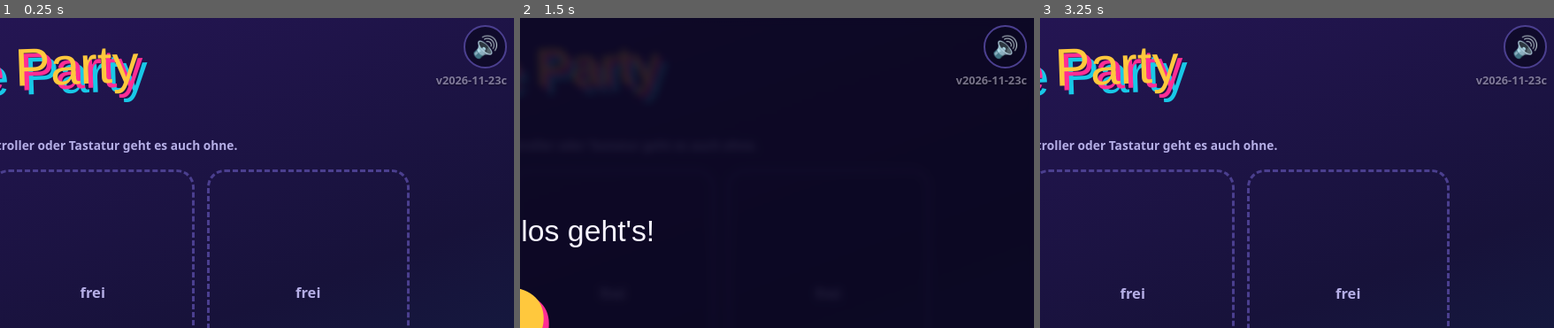
Above: before the commit, frames 1-3 (left to right).
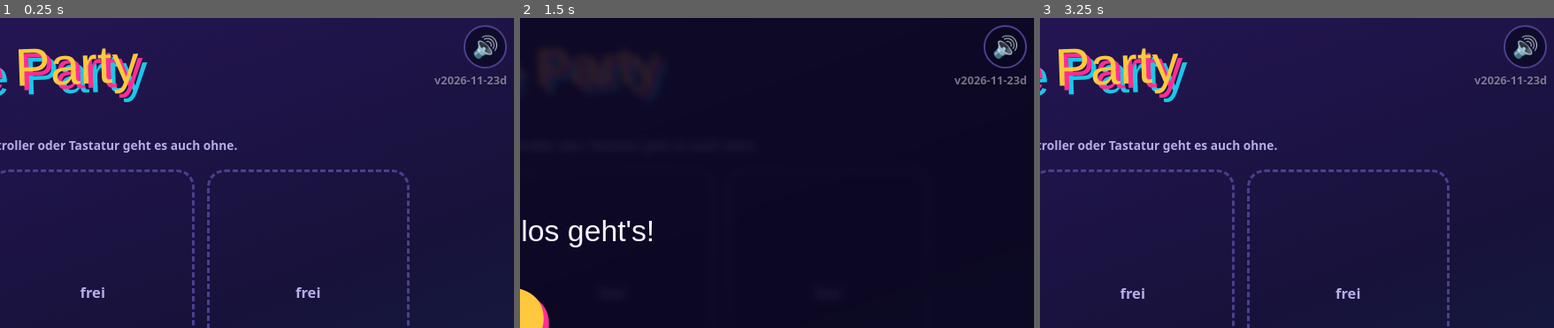
Above: after the commit, the same moments.

Repository: Kuma665/Arcade-Party
Game: browser game, page index.html
Same seed, same stepped clock (60 frames per second), same inputs: the game is played once before the commit and once after it.
Inputs (mouse positions are % of the whole screen's width and height, from its top left):
- Up to frame 1 (0.25 s): no input
- Up to frame 2 (1.5 s): click (48, 49) at 0.27 s; hold Right from 1.03 s (still down); click (48, 55) at 1.07 s; tap Space at 1.1 s
- Up to frame 3 (3.25 s): release Right at 1.53 s; hold Down 1.58-1.85 s; tap Space every 0.5 s from 1.6 to 3.1 s; click (32, 44) at 1.67 s; click "Bereit? · Enter drücken" at 1.77 s; hold Left 1.9-2.47 s; click (65, 42) at 2.27 s; hold Up 2.52-2.82 s; tap X at 2.52 s; click (61, 60) at 2.87 s; hold Right from 2.87 s (still down)
The pictures show only the part of the screen within x 50-100%, y 0-50%; the shares and areas given below are measured in that part.

The runs differ from the first frame. In frame 1, 0.2% of the frame differs, in the area x 84-99%, y 18-22%; in frame 2, 0.2%; in frame 3, 0.2%.

Commit message:
Spiel aktualisiert: Controller vibrieren bei Treffern, Countdown und in The Flood (gemeinsamer Vibrations-Schalter)
Co-Authored-By: Claude Opus 5.5 <noreply@anthropic.com>

Diff:
--- a/flood.html
+++ b/flood.html
@@ -154,7 +154,7 @@
 const CTL=[[['KeyA'],['KeyD'],['KeyW','Space'],['KeyS']],[['ArrowLeft'],['ArrowRight'],['ArrowUp'],['ArrowDown']],[['KeyJ'],['KeyL'],['KeyI'],['KeyK']],[['Numpad4'],['Numpad6'],['Numpad8'],['Numpad5']]];
 const EK=['KeyE','ShiftRight','KeyO','Numpad9'];
 const TB={l:0,r:0,j:0,a:0,e:0},TBL={l:0,r:0,j:0,a:0};
-function vib(p,pat){if(p&&typeof p.pad==='string'&&p.pad.slice(0,3)==='ph:'&&(Arra …(150 unchanged characters)…
+function vib(p,pat){if(p&&typeof p.pad==='number'&&(Array.isArray(pat)||pat>=30)){try{parent.gpRumble('gp'+p.pad,pat)}catch(_){}}if(p&&typeof p.pad==='string'&&p.pad.slice(0,3)==='ph:'&&(Arra …(150 unchanged characters)…
 function emote(p,e){if(!e||!p.alive||state!=='play'||(p.em&&p.em.t<.4))return;p.em={k:'emo',e:e||p.emo||'😂',t:0};burst(p.x+p.w/2,p.y-6,8,120,'255,210,90',4,.7,0,'glow');sfx('emote')}
 function emoteEmoji(id,e){const p=players.find(q=>q.pad==='ph:'+id);if(p)emote(p,e)}
 const crowd=n=>1+.16*Math.min(n-1,3)+.1*Math.max(0,n-4);
--- a/index.html
+++ b/index.html
@@ -266,7 +266,7 @@
 const saveHS=()=>{try{localStorage.setItem('pa_hs',JSON.stringify({r:REC,t:TOT}))}catch(e){}};
 const unitOf=i=>(i===0||String(i).startsWith('0-'))?'Punkte':(i===3||i===4)?'Sek.':'Taps';
 const DN=['Leicht','Normal','Schwer'],recKey=i=>i===0?'0-'+gset[0].diff+'-'+(gset[0].rain?1:0):String(i);
-let mqOk=0;let GV={n:Date.now()%1e9,p:[40]},cdL=-1;function gbuzz(p){GV={n:GV.n+1,p};list().forEach(push1)}
+let mqOk=0;let GV={n:Date.now()%1e9,p:[40]},cdL=-1;function gbuzz(p){GV={n:GV.n+1,p};list().forEach(q=>{push1(q);gpRumble(q.id,p)})}
 function cdTick(n){if(n===cdL)return;cdL=n;gbuzz(n>0?[40]:[180])}
 let RV={},RVt=0;
 function rvRender(){if(st!=='res'||T)return;$('rv').innerHTML=tipHum().map(p=>{const v=RV[p.id];return `<span class="${v?'ok':''}" style="--c:${COL[p.co]}">${esc(p.name)} ${v==='a'?'✔ nochmal':v==='b'?'✔ Menü':'…'}</span>`}).join('')}
@@ -288,7 +288,9 @@
 function tipEval(rows){if(!T||!Object.keys(TIP.pick).length)return '';const w=rows.filter(r=>(r.raw||r.tr)===1).map(r=>r.p.id),ok=[];
  for(const pid in TIP.pick){const p=P[pid];if(p&&w.includes(TIP.pick[pid])){p.pts+=1;const e=TOT[p.name];if(e){e.pts+=1;saveHS()}stb(p,'t');ok.push(p.name)}}
  TIP.pick={};return ok.length?'🔮 Richtig getippt: '+ok.join(', ')+' (+1)':'🔮 Niemand hat richtig getippt'}
-let HV={};function padBuzz(p){if(!p||fixed(p.id))return;HV[p.id]=(HV[p.id]||Date.now()%1e9)+1;push1(p)}
+/* Controller-Vibration (Gamepad-API), gemeinsamer Schalter cfgG.vib */
+function gpRumble(id,pat){if(!cfgG.vib||!apFoc||typeof id!=='string'||!/^gp/.test(id))return;const g=gpOf(id),a=g&&g.vibrationActuator;if(!a||!a.playEffect)return;const ms=Array.isArray(pat)?pat.reduce((s,v,i)=>i%2?s:s+v,0):(+pat||120);try{a.playEffect('dual-rumble',{duration:Math.min(400,Math.max(40,ms)),strongMagnitude:ms>=150?.8:.45,weakMagnitude:.6})}catch(e){}}
+let HV={};function padBuzz(p){if(p&&/^gp/.test(p.id))gpRumble(p.id,120);if(!p||fixed(p.id))return;HV[p.id]=(HV[p.id]||Date.now()%1e9)+1;push1(p)}
 function hitPad(pad){const id=typeof pad==='string'&&pad.slice(0,3)==='ph:'?pad.slice(3):'';if(id&&P[id])padBuzz(P[id])}
 function stPad(pad,k){const id=typeof pad==='string'&&pad.slice(0,3)==='ph:'?pad.slice(3):'';if(id&&P[id])stb(P[id],k)}
 let ST={};const stb=(p,k)=>{if(!p||p.id.startsWith('bot'))return;(ST[p.id]||(ST[p.id]={n:p.name,b:0,d:0,k:0,s:0,j:0,f:0,r:0,t:0}))[k]++};
@@ -432,7 +434,7 @@
 function setIn(k){const key=['mus','sfx'][rc];
  if(k==='u')rc=(rc+4)%5;else if(k==='d')rc=(rc+1)%5;
  else if(k==='b'||(k==='a'&&rc===4)){saveC();return show('menu')}
- else if(rc===3){cfgG.vib=cfgG.vib?0:1;saveC();push();if(cfgG.vib)try{navigator.vibrate&&navigator.vibrate(40)}catch(e){}beep(cfgG.sfx,0,cfgG.vib?660:330)}
+ else if(rc===3){cfgG.vib=cfgG.vib?0:1;saveC();push();if(cfgG.vib){try{navigator.vibrate&&navigator.vibrate(40)}catch(e){}list().forEach(q=>gpRumble(q.id,80))}beep(cfgG.sfx,0,cfgG.vib?660:330)}
  else if(rc===2){const n=THEMES.length;cfgG.th=((cfgG.th|0)+(k==='l'?-1:1)+n)%n;applyTheme();saveC();beep(cfgG.sfx,0,330+(cfgG.th|0)*110)}
  else if(rc<2){cfgG[key]=k==='l'?Math.max(0,cfgG[key]-10):k==='r'?Math.min(100,cfgG[key]+10):(cfgG[key]>0?0:100);saveC();beep(cfgG[key],rc)}
  render()}
@@ -572,7 +574,7 @@
 /* ===== Grundausstattung (wie in den anderen Spielen): Ton aus beim Verlassen, Stumm-Knopf, Fehleranzeige, Wake Lock,
    Zurück-Taste, Vollbild, Dreh-Hinweis, Mauszeiger ausblenden, Version + Credits. Texte zentral in TX.
    var statt let/const: pollPads() und push1() laufen schon, bevor dieser Block erreicht ist. ===== */
-var VER='v2026-11-23c';
+var VER='v2026-11-23d';
 var TX={hOk:'{A} OK · {B} Zurück',hPz:'{A} Wählen · {B} Weiterspielen',hcOk:'Alle drücken {A}, wenn sie die Steuerung k …(382 unchanged characters)…
  mute:'Ton an/aus (M)',err:'Fehler: ',line:'Zeile ',rot:'📱 ↻<br>Bitte quer drehen',
  credits:'<b>Arcade Party</b> '+VER+'<br>Musik und Soundeffekte: im Spiel erzeugt<br>Schriften: Bungee, Rajdhani (Google Fonts)<br>QR-Code: qrcodejs (davidshimjs)<br>Handy-Verbindung: PeerJS (peerjs.com)<br><small>Tippen zum Schließen</small>'};
@@ -1602,7 +1604,7 @@
 </script>
 <script>
 /* flood.html: wenn der Server sie liefert, wird die Datei genommen (Änderungen sofort sichtbar), sonst die eingebettete Kopie (z.B. Vorschau ohne Server oder Doppelklick). */
-(function(){const f=document.getElementById('fl'),H="<!DOCTY …(14906 unchanged characters)… nction vib(p,pat){if(p&&typeof p.pad==='string'&&p.pad.slice(0,3)==='ph:'&&(Arra …(77988 unchanged characters)…
+(function(){const f=document.getElementById('fl'),H="<!DOCTY …(14906 unchanged characters)… nction vib(p,pat){if(p&&typeof p.pad==='number'&&(Array.isArray(pat)||pat>=30)){try{parent.gpRumble('gp'+p.pad,pat)}catch(_){}}if(p&&typeof p.pad==='string'&&p.pad.slice(0,3)==='ph:'&&(Arra …(77988 unchanged characters)…
  const emb=()=>{f.removeAttribute('src');f.srcdoc=H};
  if(/^https?:/.test(location.protocol))fetch('flood.html',{cache:'no-store'}).then(r=>r.ok?r.text():Promise.reject()).then(t=>{if(t.indexOf('window.PA')<0)throw 0;f.src='flood.html'}).catch(emb);else emb()})();
 </script>
